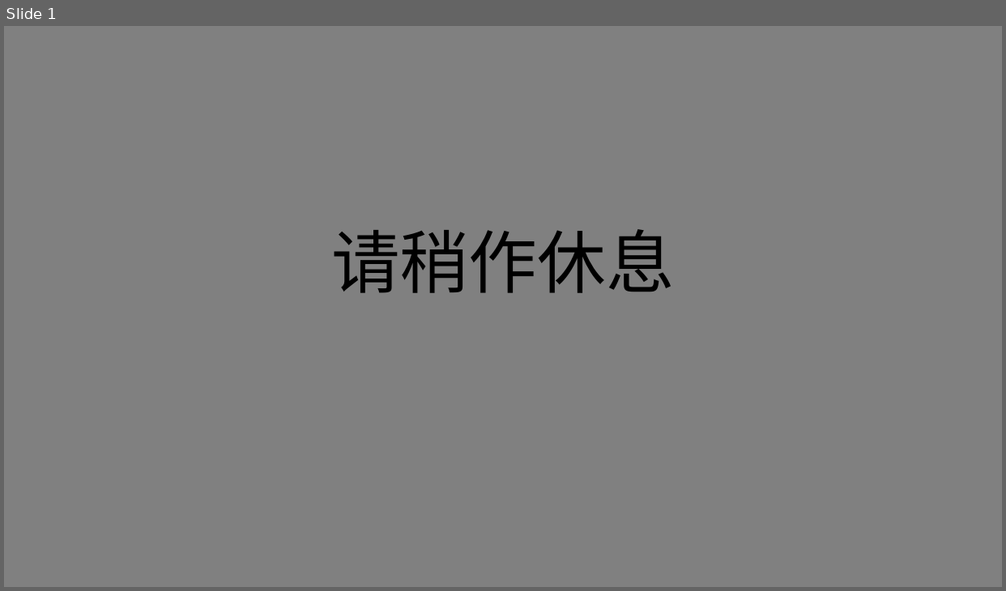
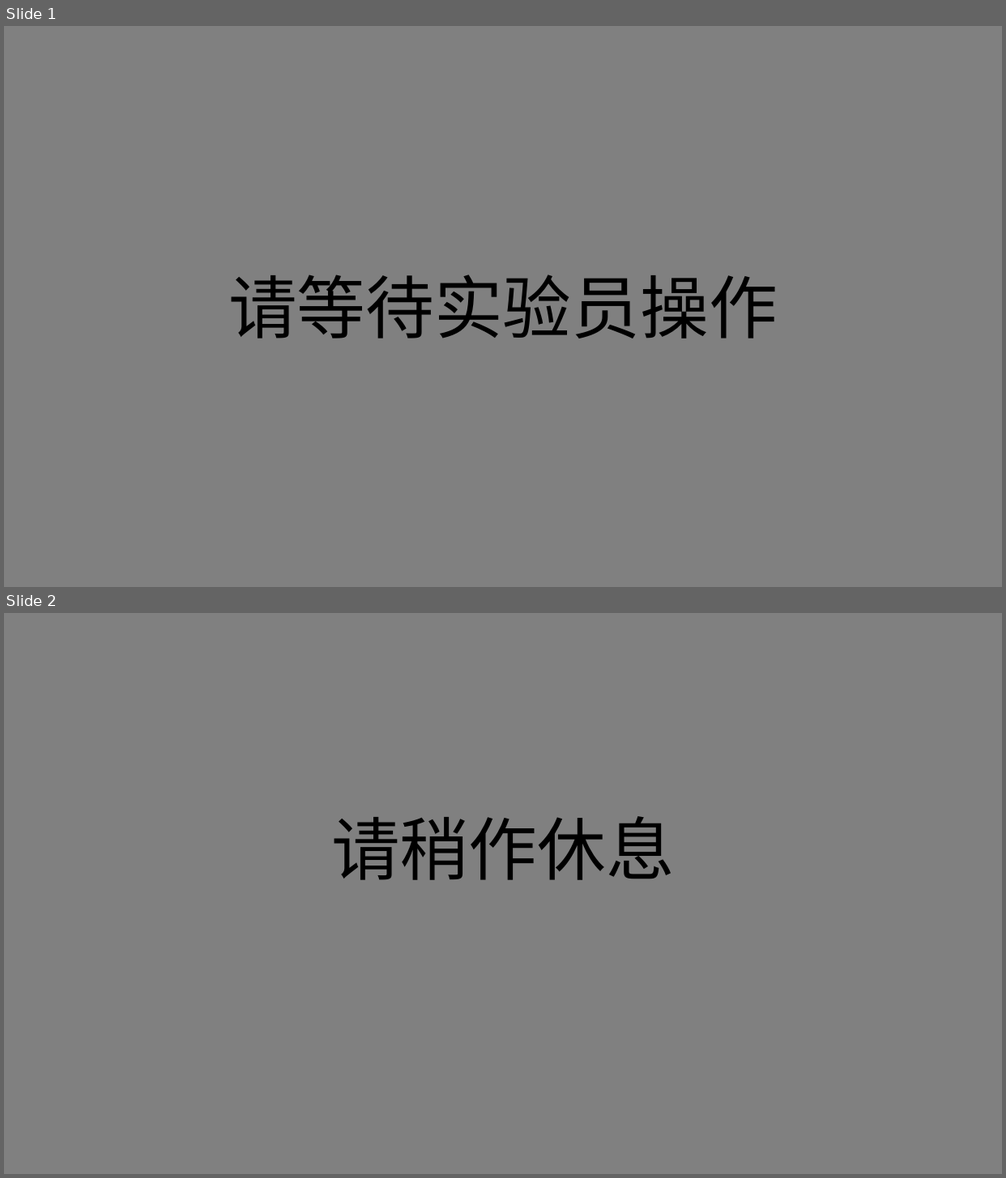
Before and after one commit to lyxose/RhythmicCue, a slide deck: Instructions/instructions.pptx. Shown one above the other, each under a label of ours: slide 1 before the commit, slides 1 and 2 after it. The pictures are 1006x591 and 1006x1178 pixels, drawn with LibreOffice and Linux fonts; fonts in the diff are those of the drawing. Boxes give left, top, right and bottom in pixels: in the first picture for what was removed or moved away, otherwise in the second. Text is boxed around its words. In the diff, an @@ line names an element or a change of style, - is before the commit and + after.

```diff
--- a/Instructions/instructions.pptx
+++ b/Instructions/instructions.pptx
@@ slide 1 added at bbox=[4, 26, 1002, 587], background #808080 @@
@@ text added at bbox=[228, 275, 778, 339], 66 pt, text #000000 @@
+请等待实验员操作
@@ what was slide 1 is now slide 2 @@
```
Also in this commit, not shown: 12 other files.
